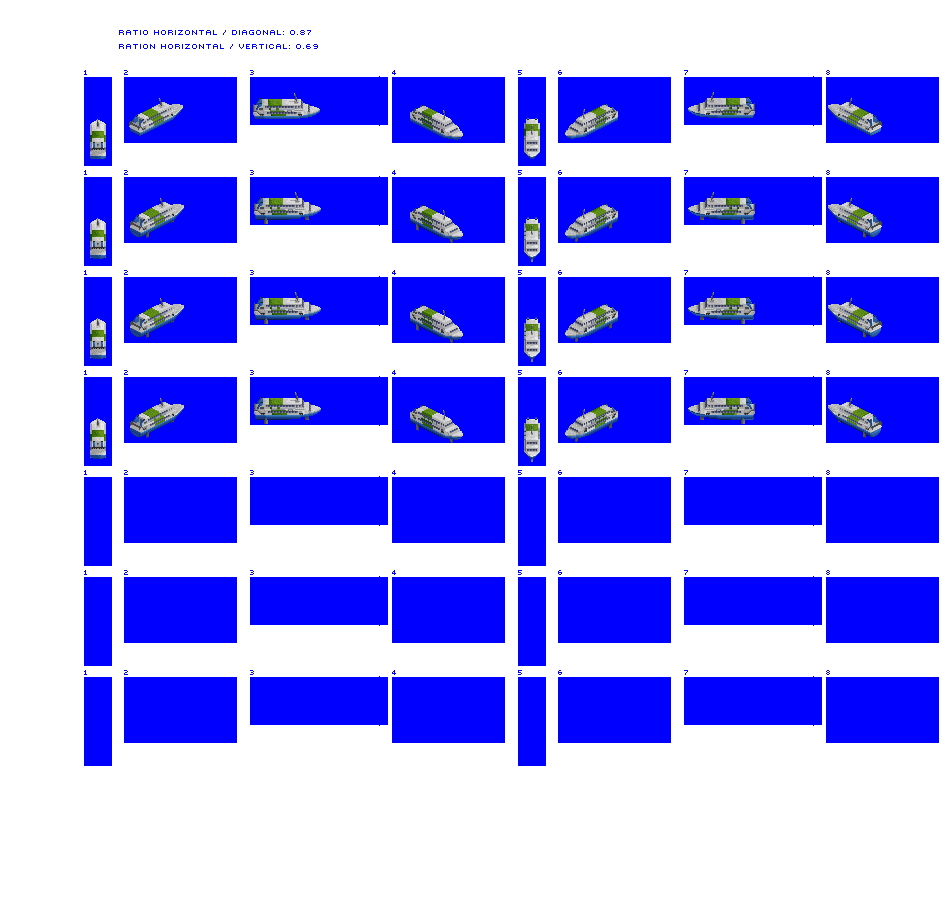
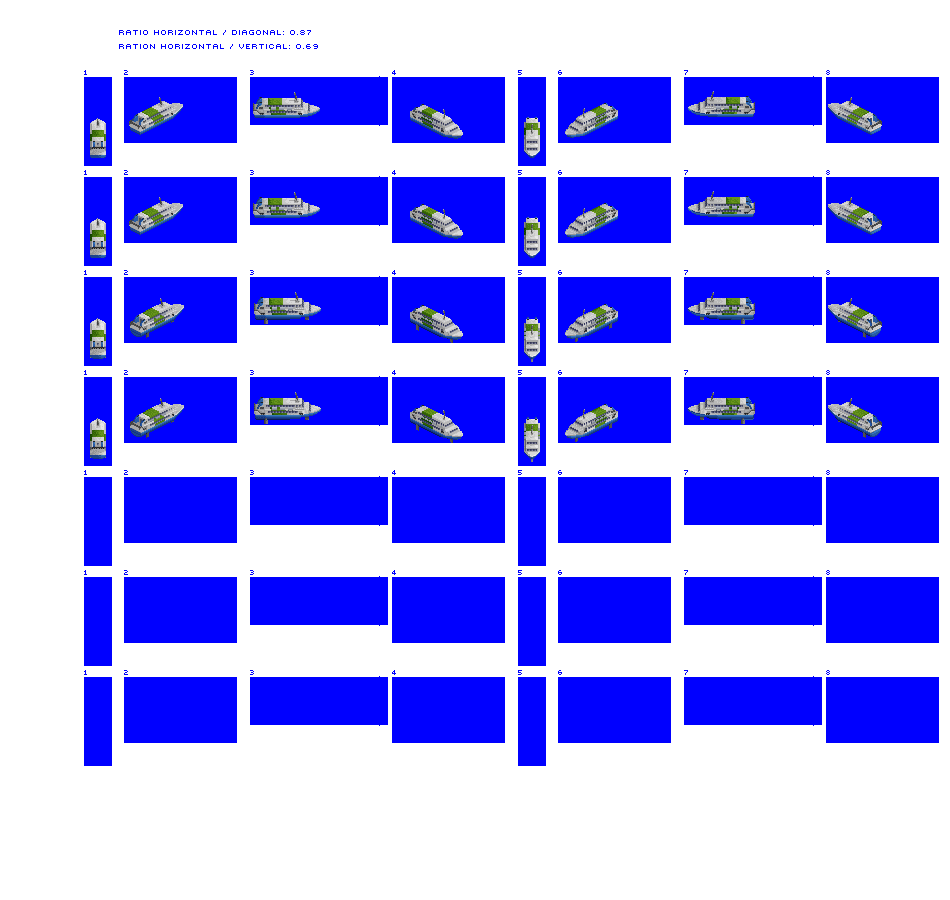
Comparing the layer stacks of the two (950, 900) images. Changes:
painted on "Hydrofoil" over box(90, 91, 882, 262)
